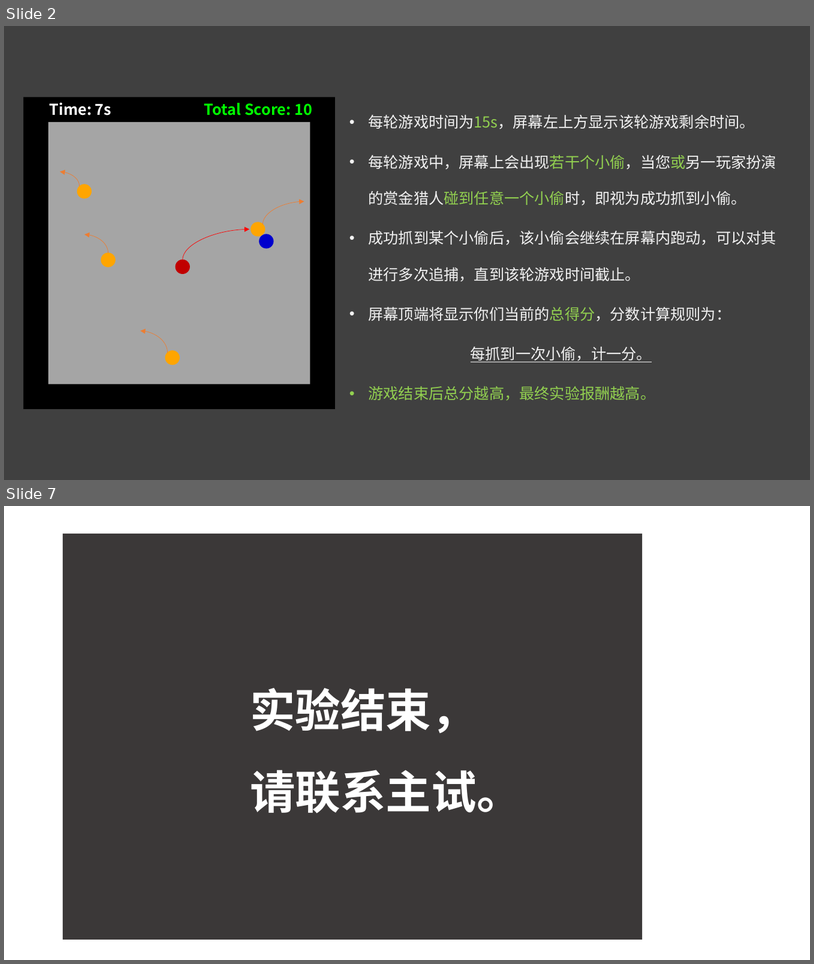
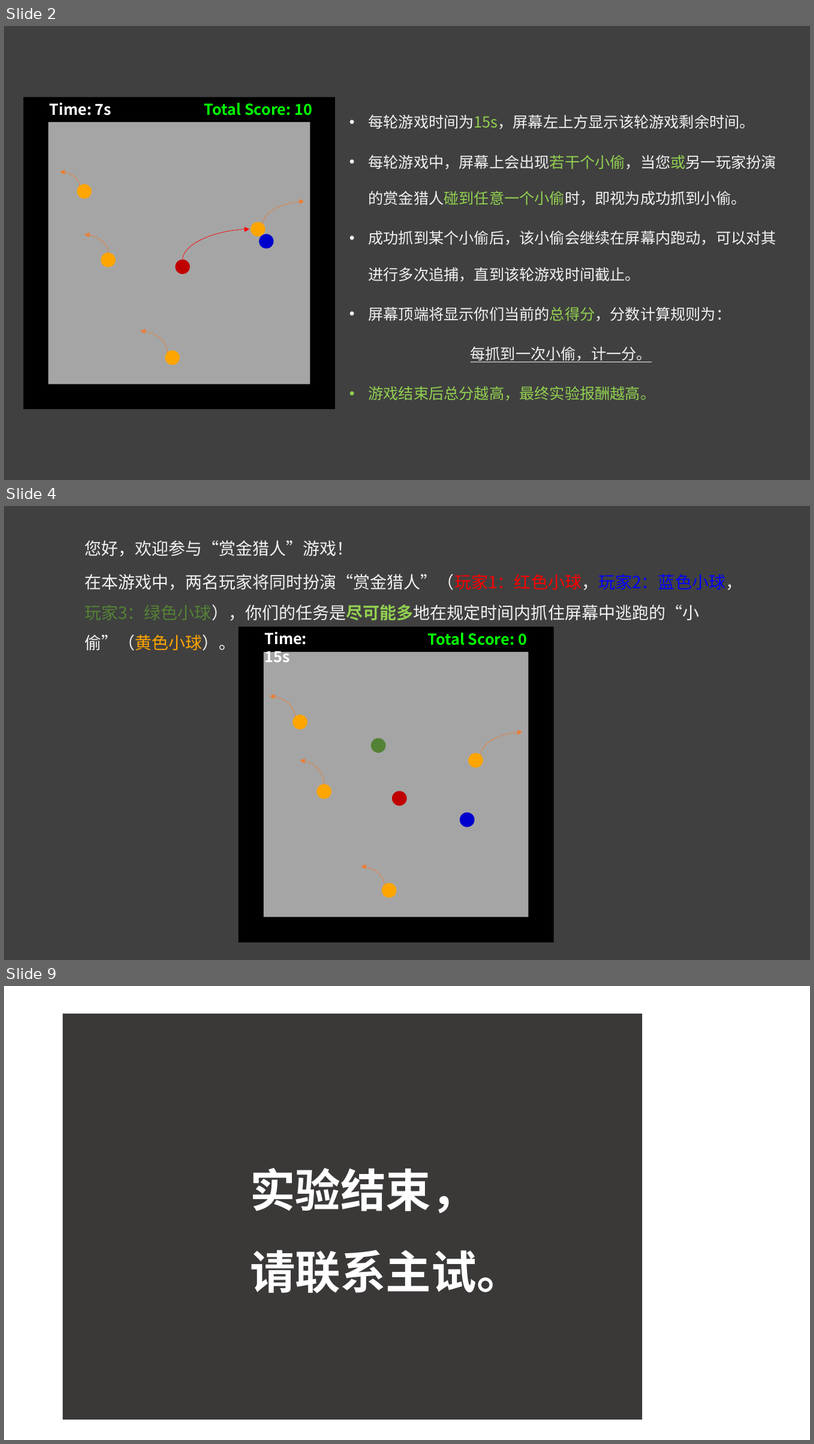
Before and after one commit to ChenyaGu/imagineWeCooperation, a slide deck: pictures/introduction.pptx. Shown one above the other, each under a label of ours: slides 2 and 7 before the commit, slides 2, 4 and 9 after it; the slides between them are not shown. The pictures are 814x964 and 814x1444 pixels, drawn with LibreOffice and Linux fonts; fonts in the diff are those of the drawing. Boxes give left, top, right and bottom in pixels: in the first picture for what was removed or moved away, otherwise in the second. Text is boxed around its words. In the diff, an @@ line names an element or a change of style, - is before the commit and + after.

```diff
--- a/pictures/introduction.pptx
+++ b/pictures/introduction.pptx
@@ slide 4 added at (4, 506, 810, 960), background #404040 @@
@@ text added at (84, 540, 743, 651), 20 pt, text #F2F2F2 @@
+您好，欢迎参与“赏金猎人”游戏！
+在本游戏中，两名玩家将同时扮演“赏金猎人”（玩家1：红色小球，玩家2：蓝色小球，玩家3：绿色小球），你们的任务是尽可能多地在规定时间内抓住屏幕中逃跑的“小偷”（黄色小球）。
@@ group added at (239, 627, 555, 942): 6 ellipses, 4 curved arrows, 2 rectangles, 2 texts @@
+Time: 15s
+Total Score: 0
@@ ellipse added at (372, 738, 386, 752), fill #548235, outline #548235 1 pt @@
@@ what was slide 7 is now slide 9 @@
```
Also in this commit, not shown: 4 slides changed, 2 other slides added, 2 slides removed, 10 other files.
